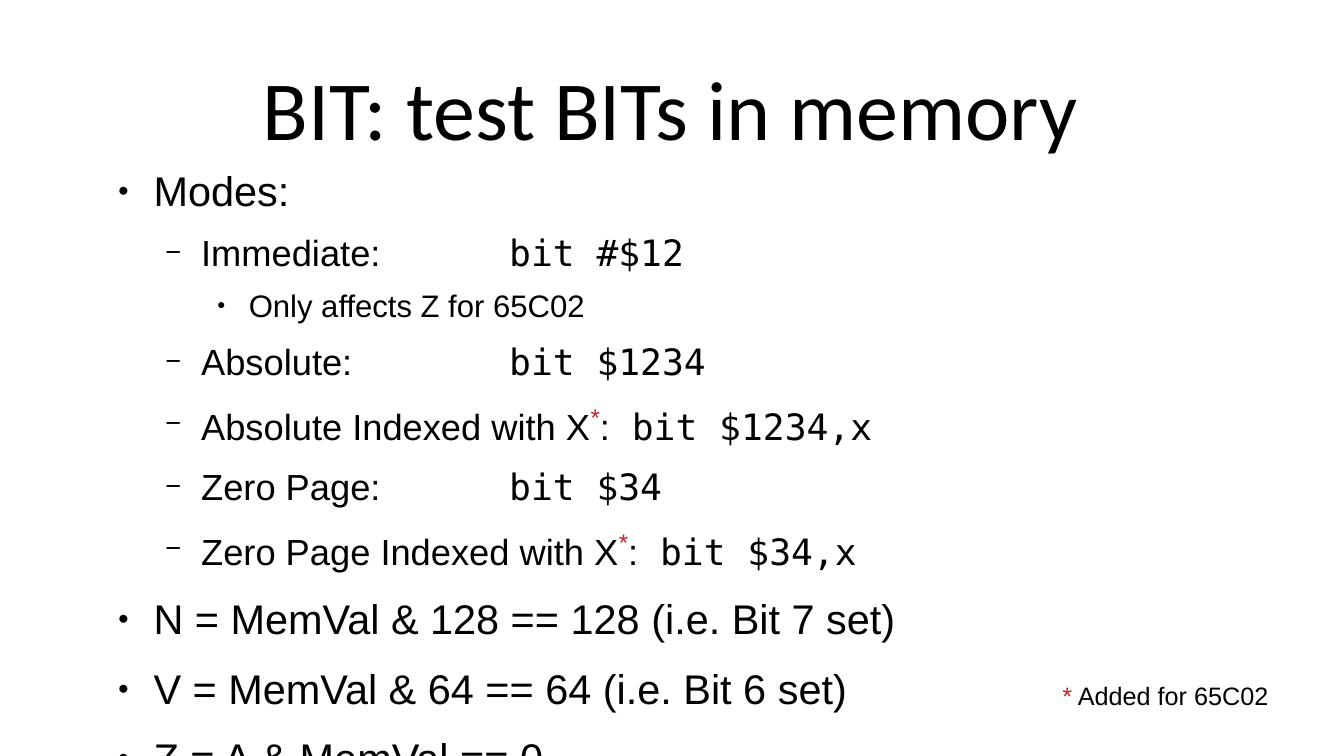
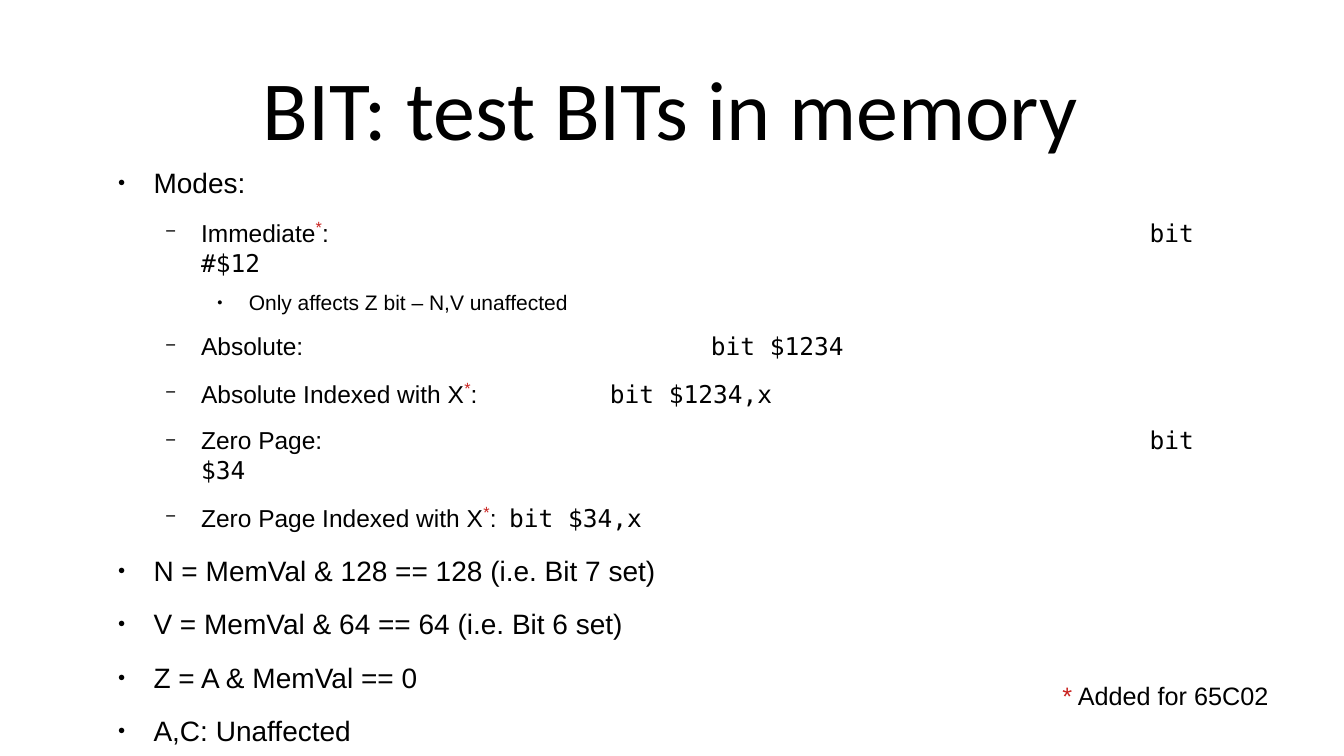
Before and after one commit to SlithyMatt/x16-assembly-tutorial, a slide deck: slide 3 of Lesson6/Lesson6.odp. Drawn at 1344x756 pixels with LibreOffice and Linux fonts; fonts in the diff are those of the drawing. Boxes give left, top, right and bottom in pixels: in the first picture for what was removed or moved away, otherwise in the second. Text is boxed around its words. In the diff, an @@ line names an element or a change of style, - is before the commit and + after.

```diff
--- a/Lesson6/Lesson6.odp
+++ b/Lesson6/Lesson6.odp
@@ text at box(154, 172, 844, 745): size 29.6 to 20 pt in "Modes:", "X*:", "X*:", "N = MemVal & 128 == 128 ..." and 3 more places; size 25.9 to 17.5 pt in "Absolute: bit $1234", "Absolute Indexed with X*: bit $1234,x", "Zero Page: bit $34", "Zero Page Indexed with X*: bit $34,x" @@
@@ text at box(201, 223, 1194, 314): text changed; size 22.2 to 15 pt @@
-  − Immediate: bit #$12
-    ● Only affects Z for 65C02
+  − Immediate*: bit #$12
+    ● Only affects Z bit – N,V unaffected
```
Also in this commit, not shown: 2 other files.
